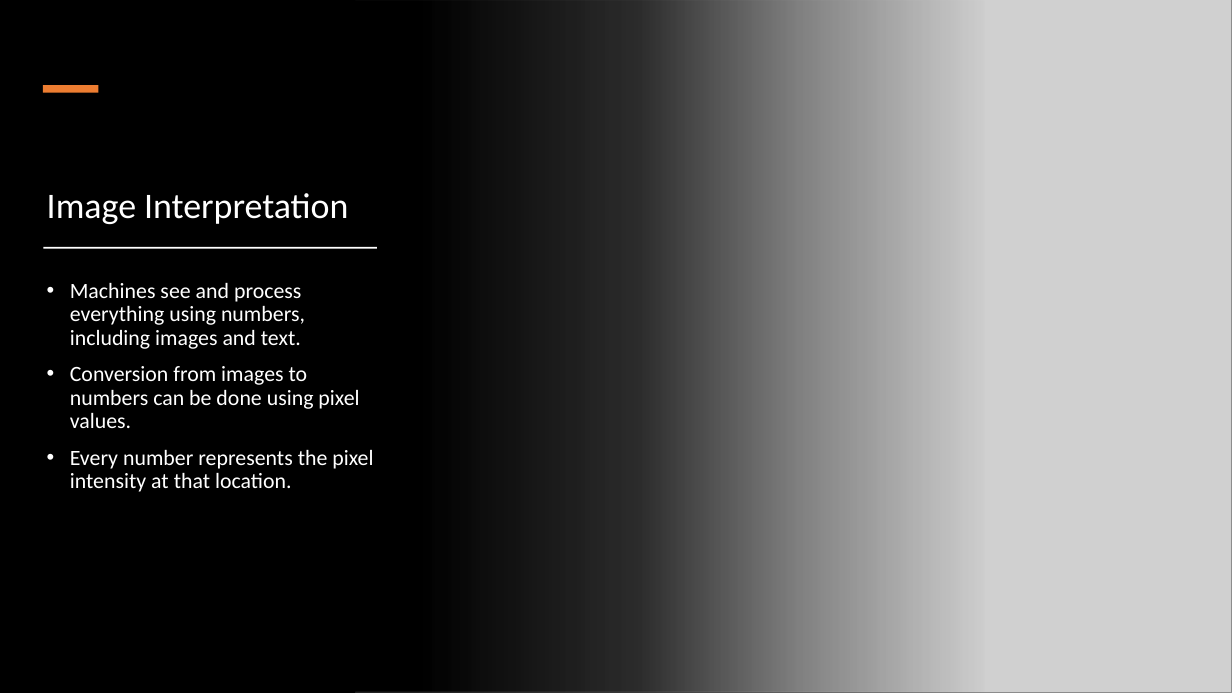
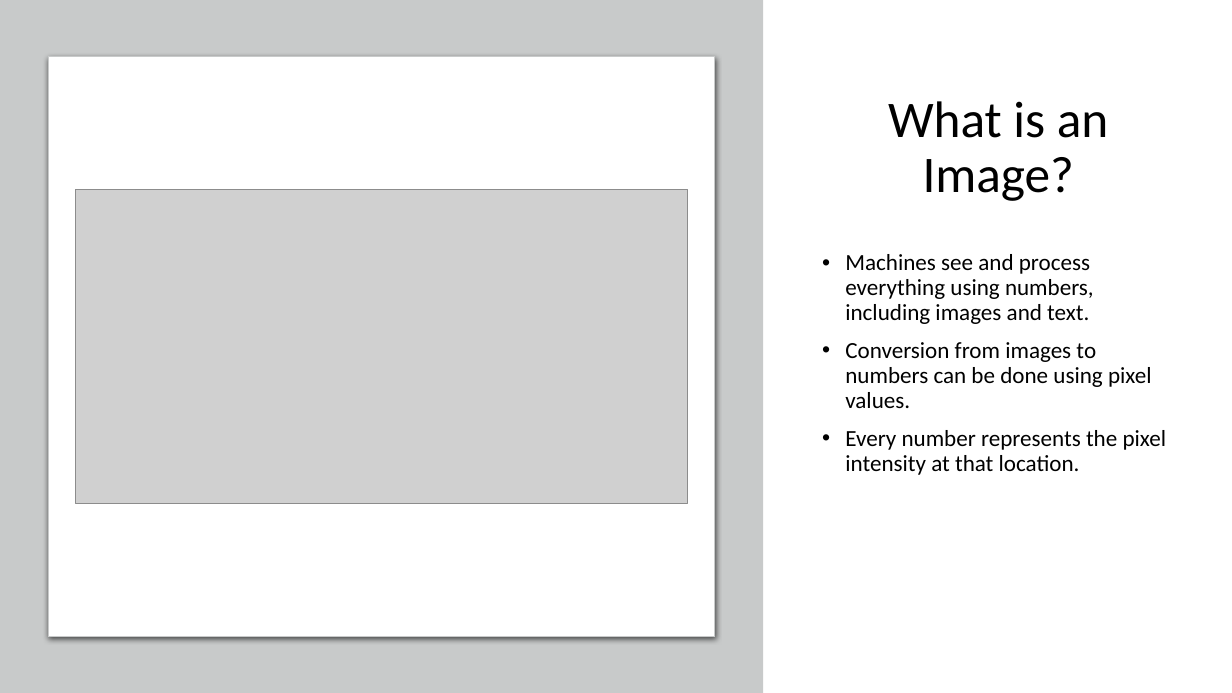
Before and after one commit to abbasegbeyemi/webinar-project, a slide deck: slide 4 of presentation/temi_slide.pptx (slide 2 before the commit). Drawn at 1232x693 pixels with LibreOffice and Linux fonts; fonts in the diff are those of the drawing; grey boxes stand for pictures. Boxes give left, top, right and bottom in pixels: in the first picture for what was removed or moved away, otherwise in the second. Text is boxed around its words. In the diff, an @@ line names an element or a change of style, - is before the commit and + after.

```diff
--- a/presentation/temi_slide.pptx
+++ b/presentation/temi_slide.pptx
@@ background #000000 to #FFFFFF @@
@@ rectangle: place and size @@
-rectangle at [0, 0, 986, 693]
+rectangle at [0, 0, 763, 693]
@@ rectangle at [0, 0, 763, 693]: fill gradient #000000 to #C8CACA @@
@@ picture removed at [356, 0, 1232, 693] @@
@@ rounded rectangle added at [48, 56, 714, 637], fill #FFFFFF, outline #C8CACA 0.75 pt @@
@@ rectangle removed at [43, 85, 98, 92] @@
@@ title "What is an Image?" at [888, 101, 1108, 201]: vertical alignment bottom to middle @@
@@ title at [888, 101, 1108, 201]: text changed; size 28 to 40 pt; text colour #FFFFFF to #000000 @@
-Image Interpretation
+What is an Image?
@@ picture added at [75, 189, 688, 504] @@
@@ rectangle removed at [43, 247, 377, 249] @@
@@ text "Machines see and process everything ...": place and size @@
-text "Machines see and process everything ..." at [70, 283, 373, 492]
+text "Machines see and process everything ..." at [845, 254, 1167, 475]
@@ text "Machines see and process everything ..." at [845, 254, 1167, 475]: size 17 to 18 pt, text colour #FFFFFF to #000000 @@
```
Also in this commit, not shown: 3 other slides changed, 4 slides added, 3 slides removed.
